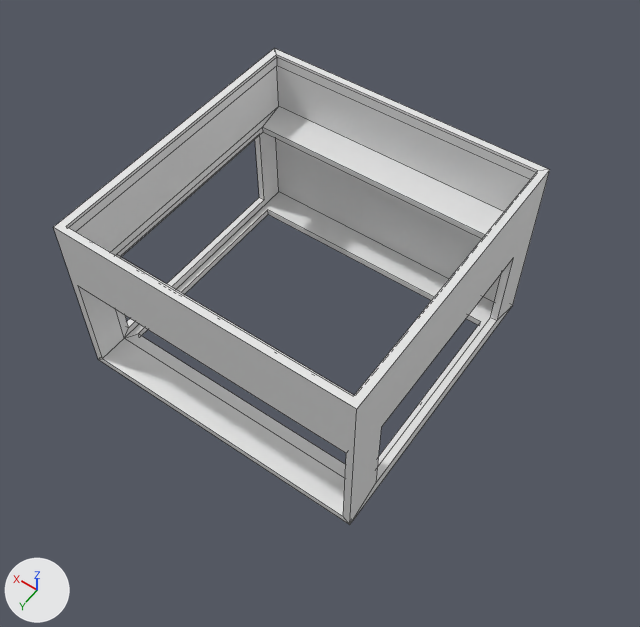
The Blender file 126WattLaserChasis.blend as it was, and as the next commit left it.
Both versions are drawn from a 50 mm lens placed at (-136.0, 183.0, 305.0), pointed at (-3.0, -3.0, 12.0). Arrows for +X, +Y and +Z are at lower left; the lights stay in place. Mesh edges are drawn as thin lines.

Before the edit, the objects in view are built like this:
```python
me_cube_031 = bpy.data.meshes.new('Cube.031')
me_cube_031.from_pydata(...)  # a box spanning x -0.5..0.5, y -0.5..0.5, z -0.5..0.5
me_cube_046 = bpy.data.meshes.new('Cube.046')
me_cube_046.from_pydata(...)  # 72 vertices, 56 faces; spans x -0.5..0.5, y -0.5..0.5, z -0.5..0.5
ob_carved_air_frame_base = bpy.data.objects.new('Carved Air Frame Base', me_cube_046)
ob_carved_air_frame_base.location = (0.0, 0.0, 40.0)
ob_carved_air_frame_base.scale = (127.0, 126.0, 80.0)
ob_uncarved_air_frame = bpy.data.objects.new('Uncarved Air Frame', me_cube_031)
ob_uncarved_air_frame.location = (0.0, 0.0, 40.0)
ob_uncarved_air_frame.scale = (127.0, 126.0, 80.0)
ob_uncarved_air_frame.hide_set(True)  # its collection is switched off
```
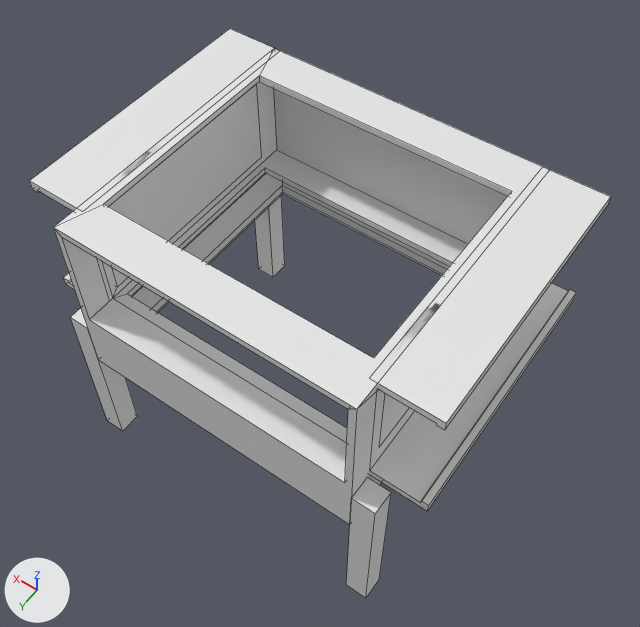
Commit message: Air Frame Update

Location of each change, [x1, y1, x2, y2] in pixels of the pictures (640 x 627 px):
'Carved Air Frame Base', turned: before [53, 48, 550, 525]; after [53, 51, 543, 525]
'DCS Left', added: after [369, 167, 611, 511]
'DCS Right', added: after [29, 29, 280, 290]
'Front Left', added: after [346, 477, 391, 598]
'Front Right', added: after [70, 308, 137, 431]
'Back Right', added: after [255, 196, 285, 277]

The edits, one by one:
Object 'Carved Air Frame Base' (ob_carved_air_frame_base) turns from (0, 0, 0) to (180, 0, -180) degrees about x, y and z.
Object 'Front Right' (ob_front_right) is new; it shows a copy of the mesh of ob_uncarved_air_frame.
Its location is (68.6, 58.2, -18.5).
Its scale is (10.0, 10.0, 80.0).
Object 'Back Right' (ob_back_right) is new; it shows a copy of the mesh of ob_uncarved_air_frame.
Its location is (68.6, -58.2, -18.5).
Its scale is (10.0, 10.0, 80.0).
Object 'Front Left' (ob_front_left) is new; it shows a copy of the mesh of ob_uncarved_air_frame.
Its location is (-68.6, 58.2, -18.5).
Its scale is (10.0, 10.0, 80.0).
Object 'DCS Right' (ob_dcs_right) is new; it shows a copy of the mesh of ob_dcs_right.
Its location is (74.1, -5.6, 50.8).
Its rotation in degrees is (0, 90, 0).
Its scale is (58.5, 115.0, 27.0).
Object 'DCS Left' (ob_dcs_left) is new; it shows a copy of the mesh of ob_dcs_right.
Its location is (-74.1, -5.6, 50.8).
Its rotation in degrees is (0, -90, 0).
Its scale is (58.5, 115.0, 27.0).
